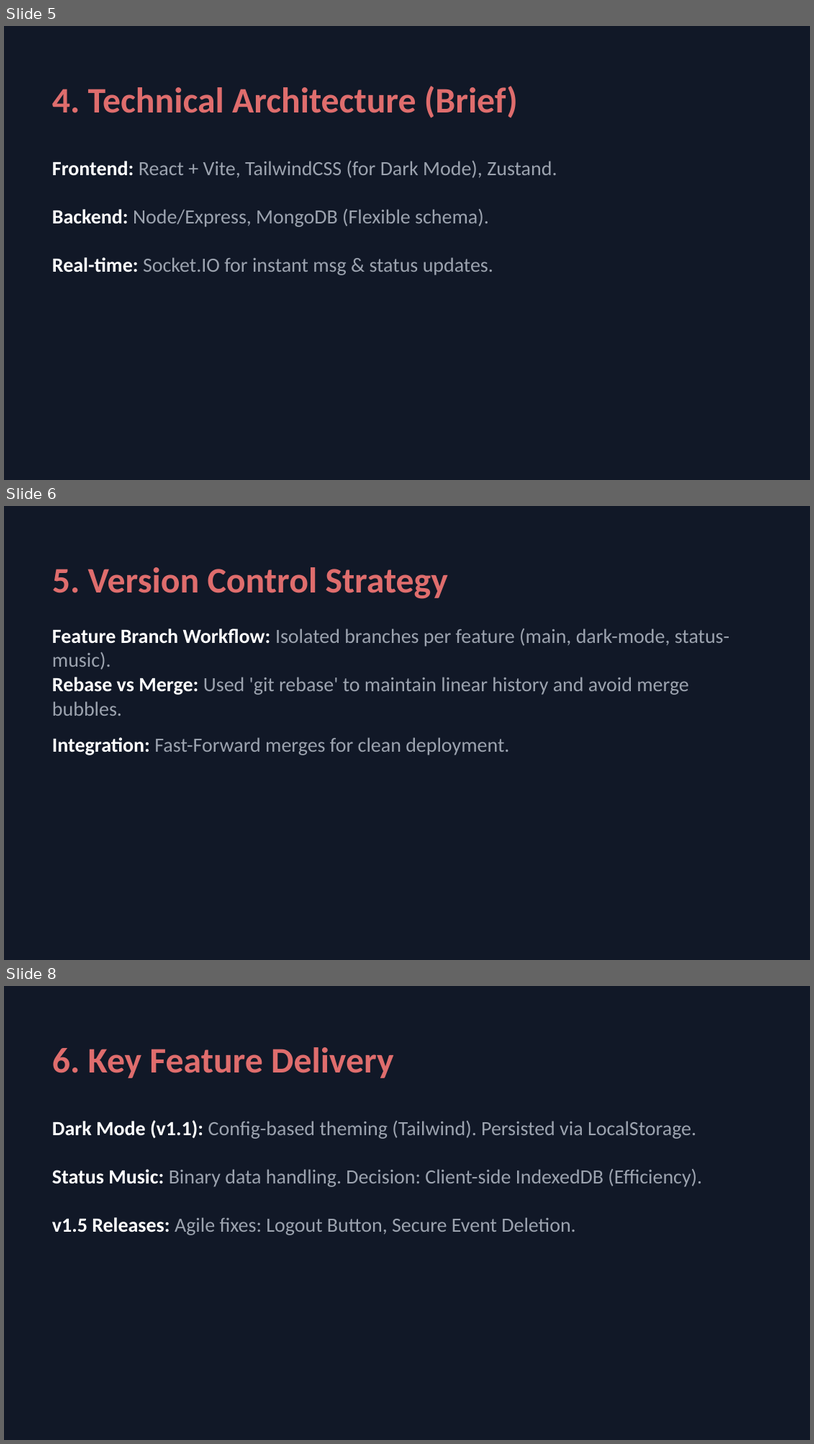
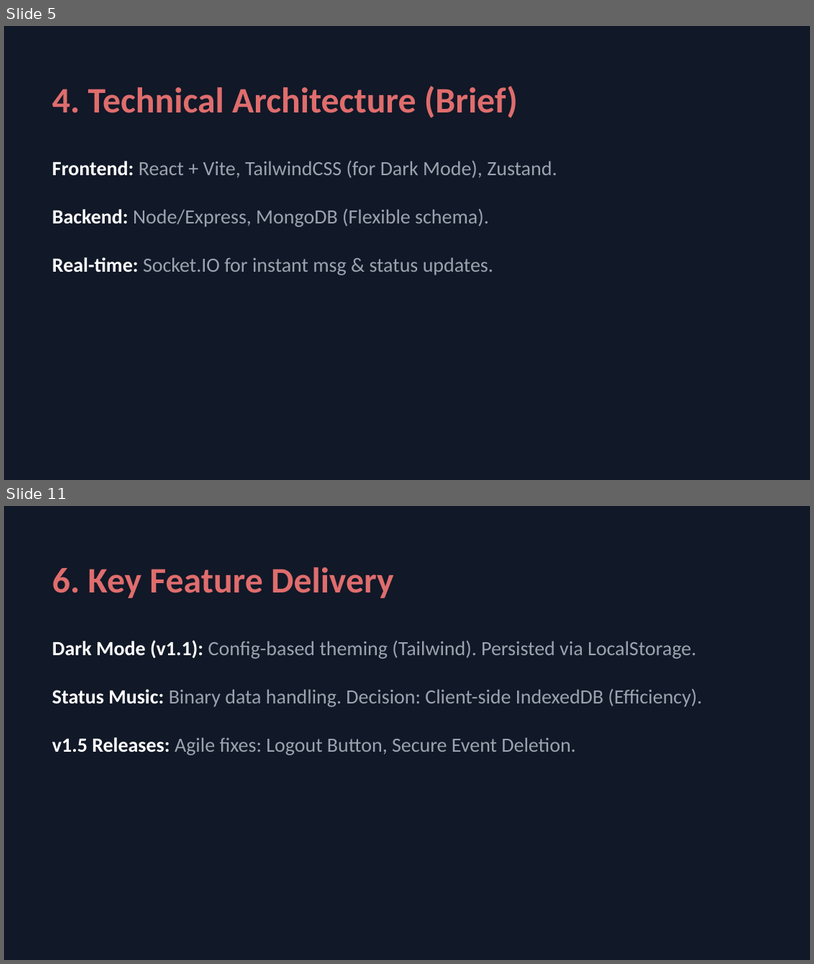
Before and after one commit to AyushAgrawal2004/CircleUp, a slide deck: CircleUp_Presentation.pptx. Shown one above the other, each under a label of ours: slides 5, 6 and 8 before the commit, slides 5 and 11 after it; the slides between them are not shown. The pictures are 814x1444 and 814x964 pixels, drawn with LibreOffice and Linux fonts; fonts in the diff are those of the drawing. Boxes give left, top, right and bottom in pixels: in the first picture for what was removed or moved away, otherwise in the second. Text is boxed around its words. In the diff, an @@ line names an element or a change of style, - is before the commit and + after.

Commit message:
docs: rename branches and expand Git/GitHub section in presentation

```diff
--- a/CircleUp_Presentation.pptx
+++ b/CircleUp_Presentation.pptx
@@ slide 6 removed at (4, 506, 810, 960), background #111827 @@
@@ text removed at (52, 567, 448, 599) @@
-5. Version Control Strategy
@@ text removed at (52, 628, 730, 669) @@
-• Feature Branch Workflow: Isolated branches per feature (main, dark-mode, status-music).
@@ text removed at (52, 677, 689, 716) @@
-• Rebase vs Merge: Used 'git rebase' to maintain linear history and avoid merge bubbles.
@@ text removed at (52, 737, 509, 755) @@
-• Integration: Fast-Forward merges for clean deployment.
@@ what was slide 8 is now slide 11 @@
```
Also in this commit, not shown: 4 slides added, 5 other files.
